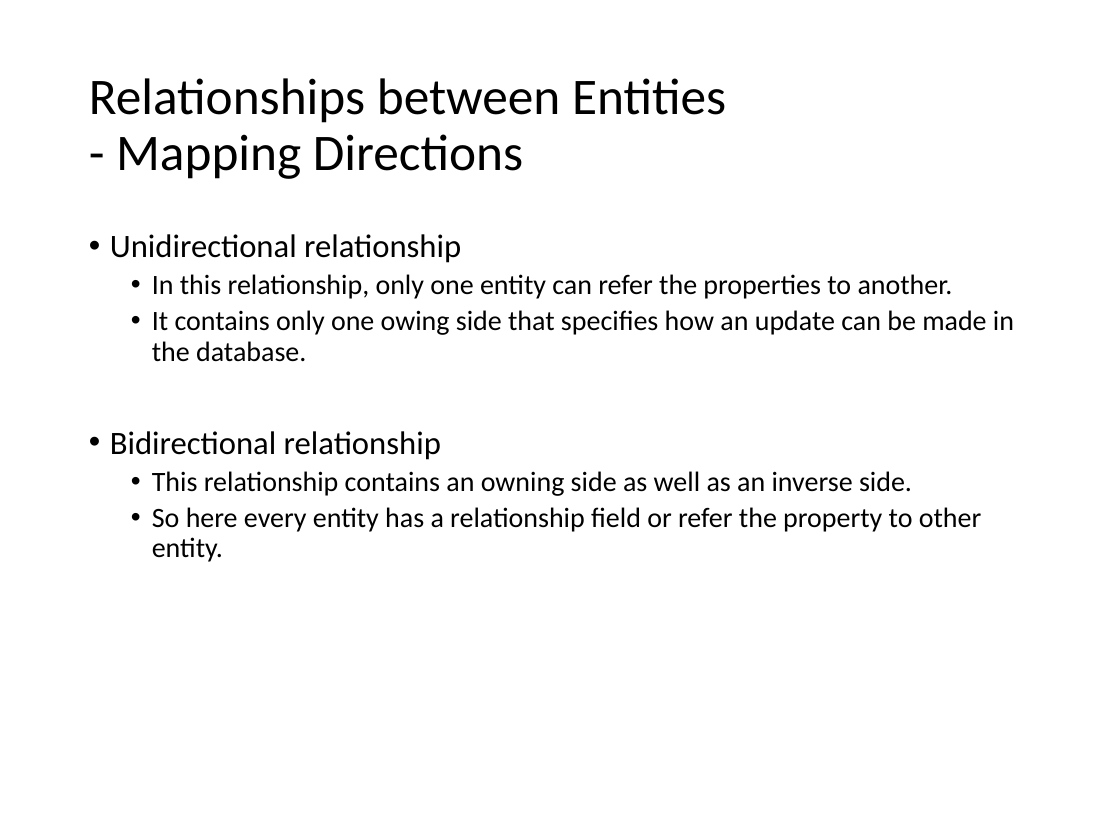
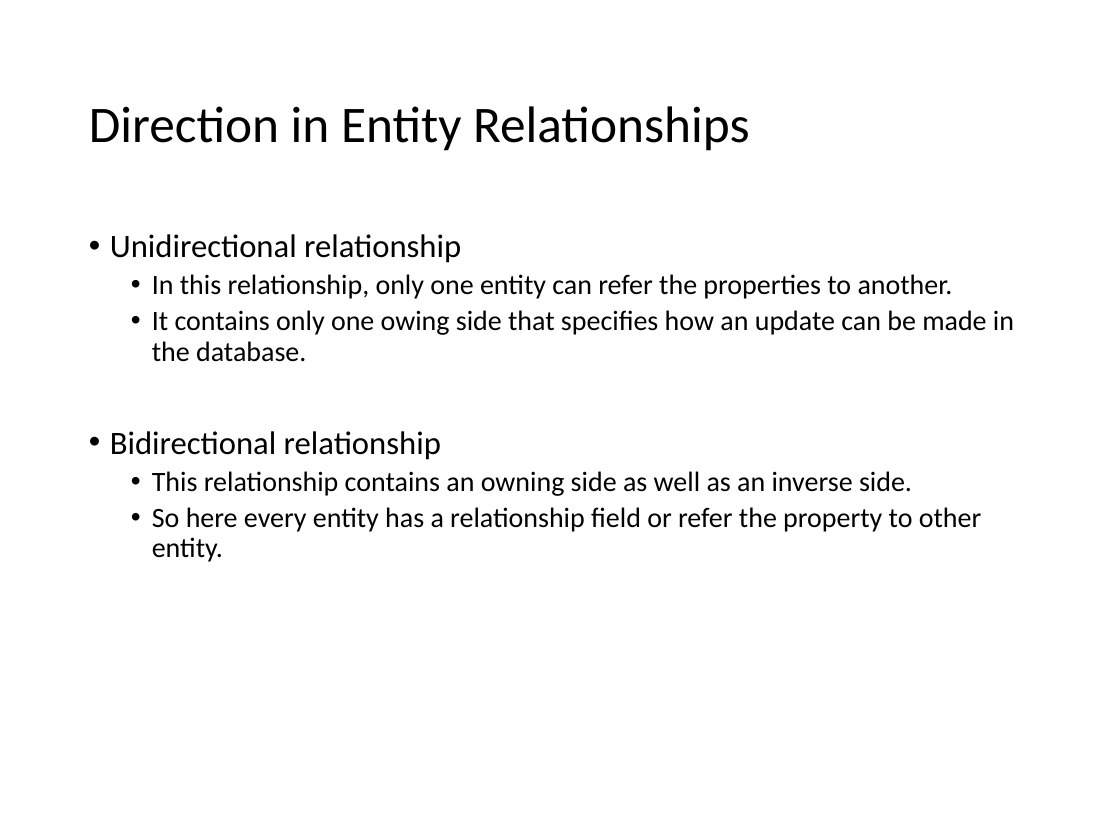
Before and after one commit to lawren43/mytest-repo, a slide deck: slide 18 of test-springmvc/doc/1.JPA Introduction.pptx (slide 16 before the commit). Drawn at 1120x840 pixels with LibreOffice and Linux fonts; fonts in the diff are those of the drawing. Boxes give left, top, right and bottom in pixels: in the first picture for what was removed or moved away, otherwise in the second. Text is boxed around its words. In the diff, an @@ line names an element or a change of style, - is before the commit and + after.

```diff
--- a/test-springmvc/doc/1.JPA Introduction.pptx
+++ b/test-springmvc/doc/1.JPA Introduction.pptx
@@ title at (x1=89, y1=106, x2=750, y2=151): text changed @@
-Relationships between Entities
-- Mapping Directions
+Direction in Entity Relationships
```
Also in this commit, not shown: 4 other slides changed, 2 slides added, 64 slides removed, 1 other file.
